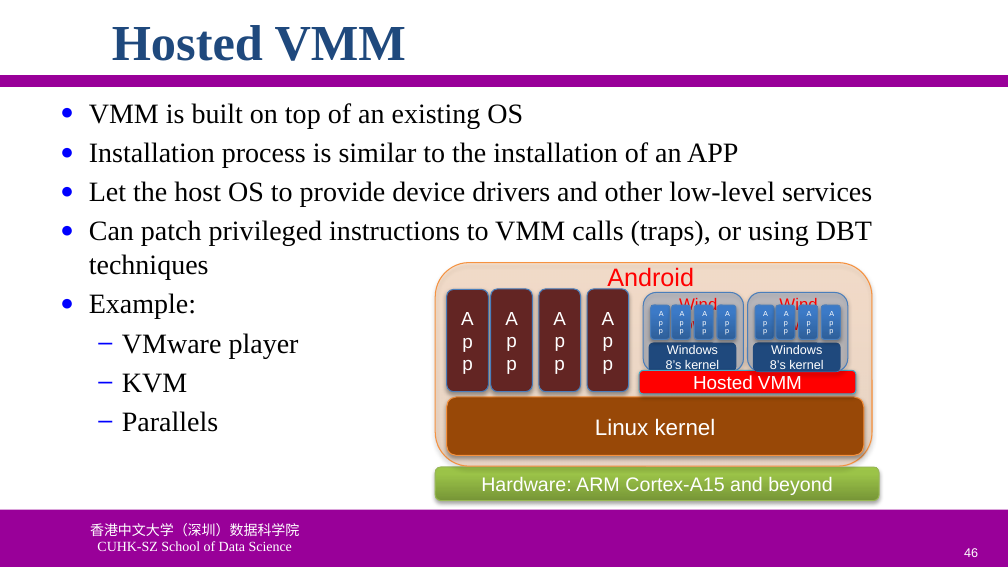
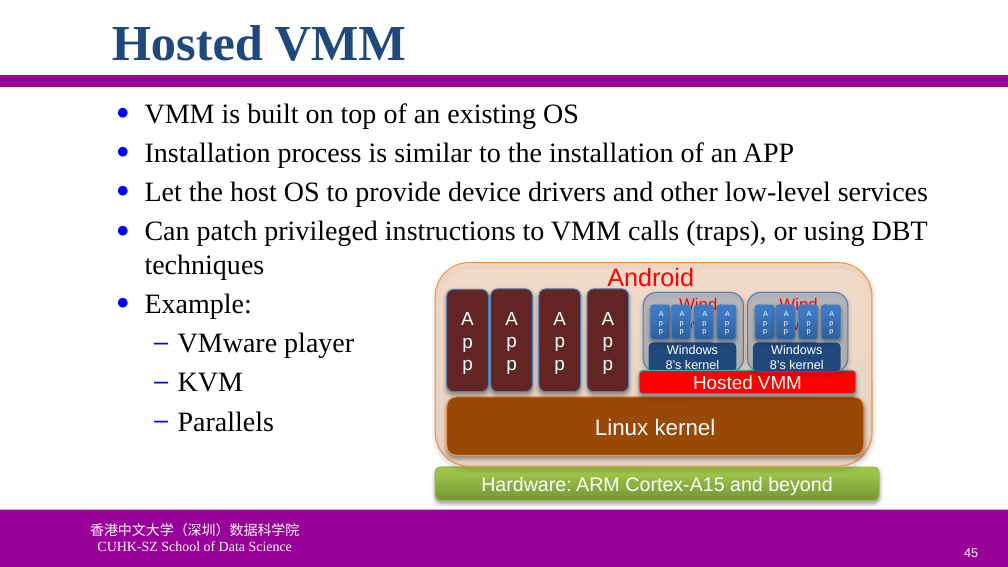
Before and after one commit to ychung1103/ychung1103.github.io, a slide deck: slide 45 of Slides/CSC6103/VT-02 System Virtualization.pptx (slide 46 before the commit). Drawn at 1008x567 pixels with LibreOffice and Linux fonts; fonts in the diff are those of the drawing; background and template pictures are left out. Boxes give left, top, right and bottom in pixels: in the first picture for what was removed or moved away, otherwise in the second. Text is boxed around its words. In the diff, an @@ line names an element or a change of style, - is before the commit and + after.

```diff
--- a/Slides/CSC6103/VT-02 System Virtualization.pptx
+++ b/Slides/CSC6103/VT-02 System Virtualization.pptx
@@ text "VMM is built on top ...": place and size @@
-text "VMM is built on top ..." at bbox=[89, 103, 872, 432]
+text "VMM is built on top ..." at bbox=[145, 103, 928, 432]
@@ page number at bbox=[964, 548, 978, 557]: text changed @@
-46
+45
```
Also in this commit, not shown: 14 other slides changed, 1 slide removed.
